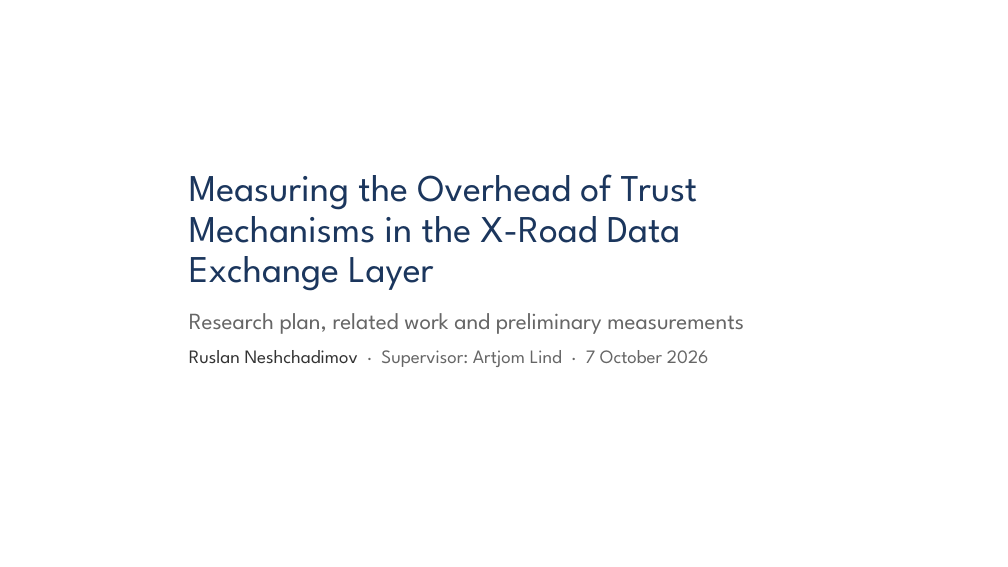
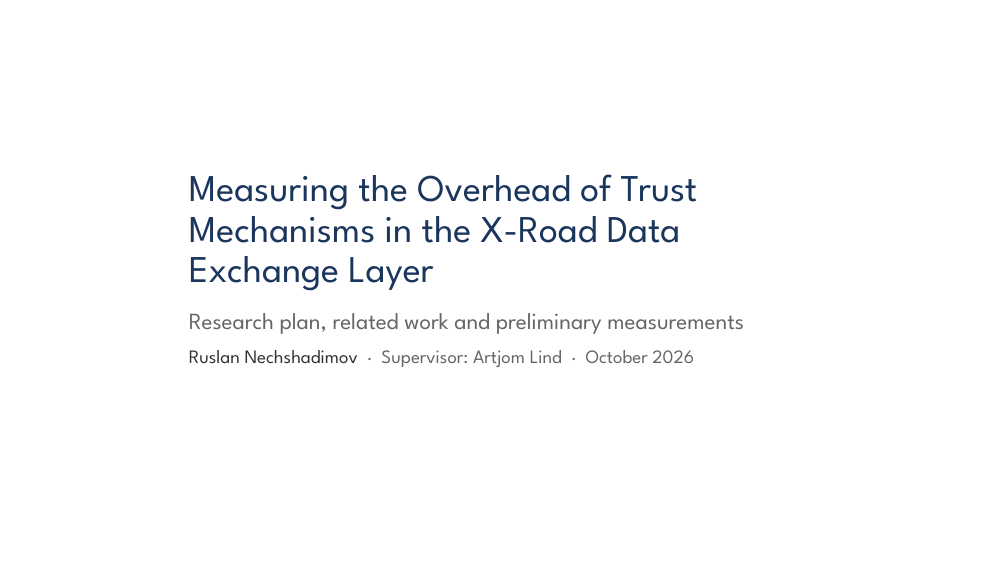
Before and after one commit to Krios39/study, a slide deck: slide 1 of 1_semester/distributed_systems_seminar/Research and initial Literature Review.pptx. Drawn at 1008x567 pixels with LibreOffice and Linux fonts; fonts in the diff are those of the drawing; background and template pictures are left out. Boxes give left, top, right and bottom in pixels: in the first picture for what was removed or moved away, otherwise in the second. Text is boxed around its words. In the diff, an @@ line names an element or a change of style, - is before the commit and + after.

Commit message:
update presentation

```diff
--- a/1_semester/distributed_systems_seminar/Research and initial Literature Review.pptx
+++ b/1_semester/distributed_systems_seminar/Research and initial Literature Review.pptx
@@ subtitle at <box>189,350,694,367</box>: text changed @@
-Ruslan Neshchadimov · Supervisor: Artjom Lind · 7 October 2026
+Ruslan Nechshadimov · Supervisor: Artjom Lind · October 2026
```
